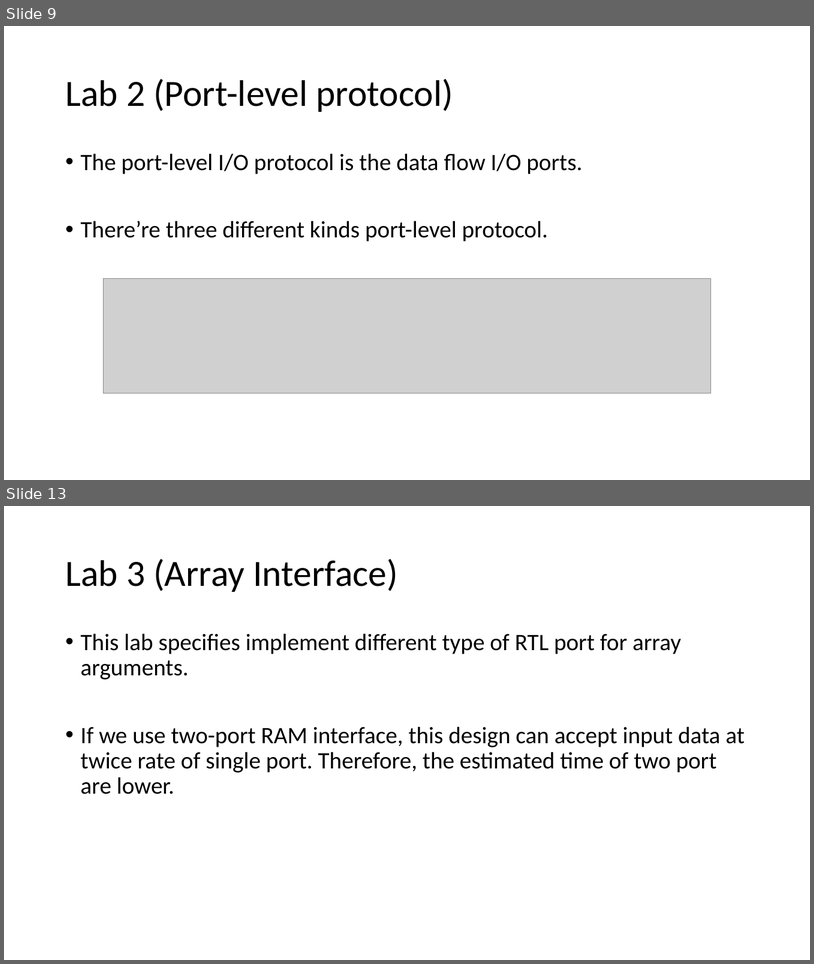
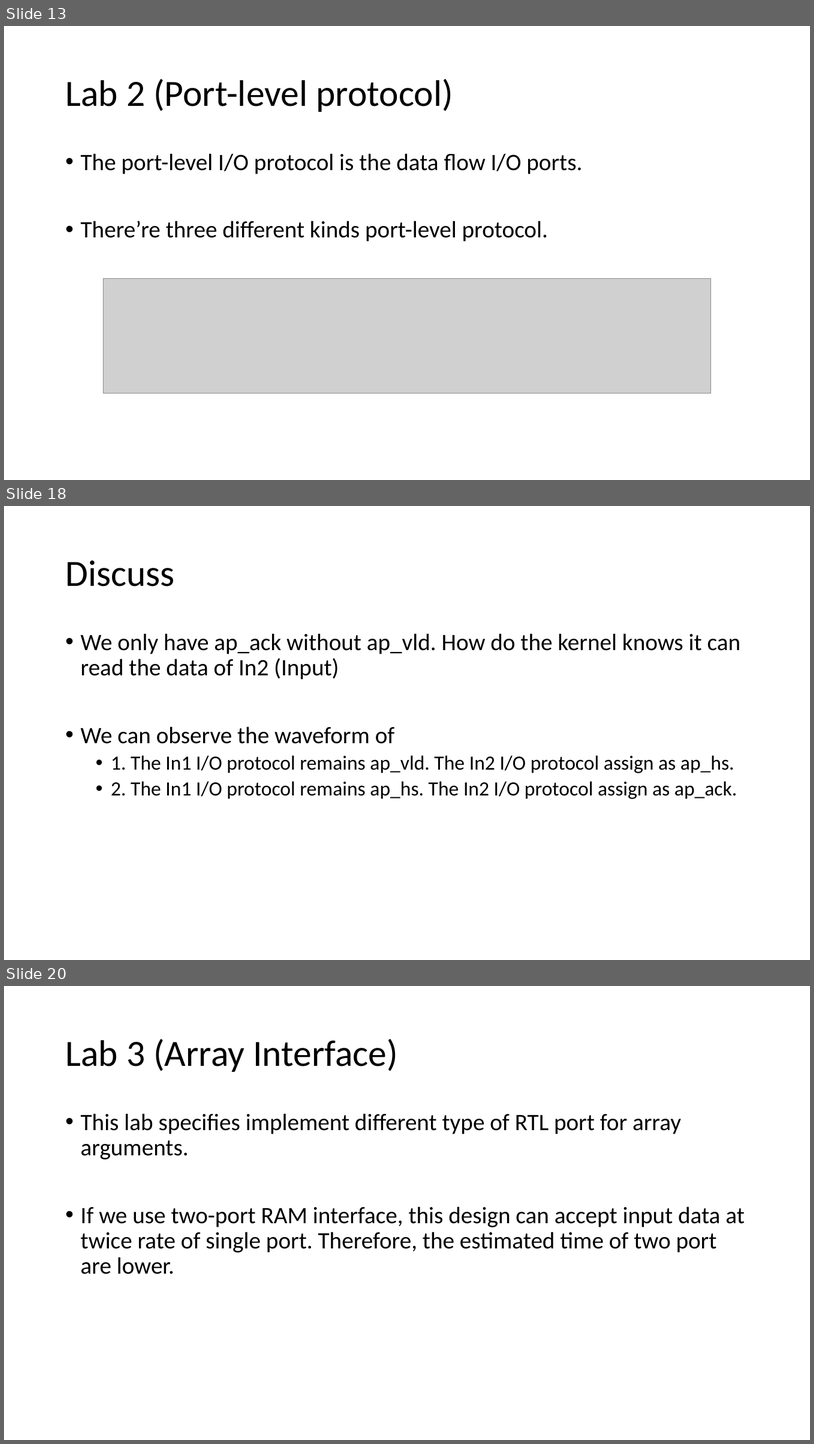
Before and after one commit to ZheChen-Bill/Interface_Synthesis, a slide deck: 111061545_labA_report.pptx. Shown one above the other, each under a label of ours: slides 9 and 13 before the commit, slides 13, 18 and 20 after it; the slides between them are not shown. The pictures are 814x964 and 814x1444 pixels, drawn with LibreOffice and Linux fonts; fonts in the diff are those of the drawing; grey boxes stand for pictures. Boxes give left, top, right and bottom in pixels: in the first picture for what was removed or moved away, otherwise in the second. Text is boxed around its words. In the diff, an @@ line names an element or a change of style, - is before the commit and + after.

```diff
--- a/111061545_labA_report.pptx
+++ b/111061545_labA_report.pptx
@@ slide 18 added at (x1=4, y1=506, x2=810, y2=960), background #FFFFFF @@
@@ title added at (x1=65, y1=560, x2=175, y2=586), 44 pt, text #000000 @@
+Discuss
@@ text added at (x1=81, y1=633, x2=741, y2=799), 24 pt, text #000000 @@
+• We only have ap_ack without ap_vld. How do the kernel knows it can read the data of In2 (Input)
+• We can observe the waveform of
+  • 1. The In1 I/O protocol remains ap_vld. The In2 I/O protocol assign as ap_hs.
+  • 2. The In1 I/O protocol remains ap_hs. The In2 I/O protocol assign as ap_ack.
@@ what was slide 9 is now slide 13 @@
@@ what was slide 13 is now slide 20 @@
```
Also in this commit, not shown: 7 slides changed, 17 other slides added, 1 slide removed.
